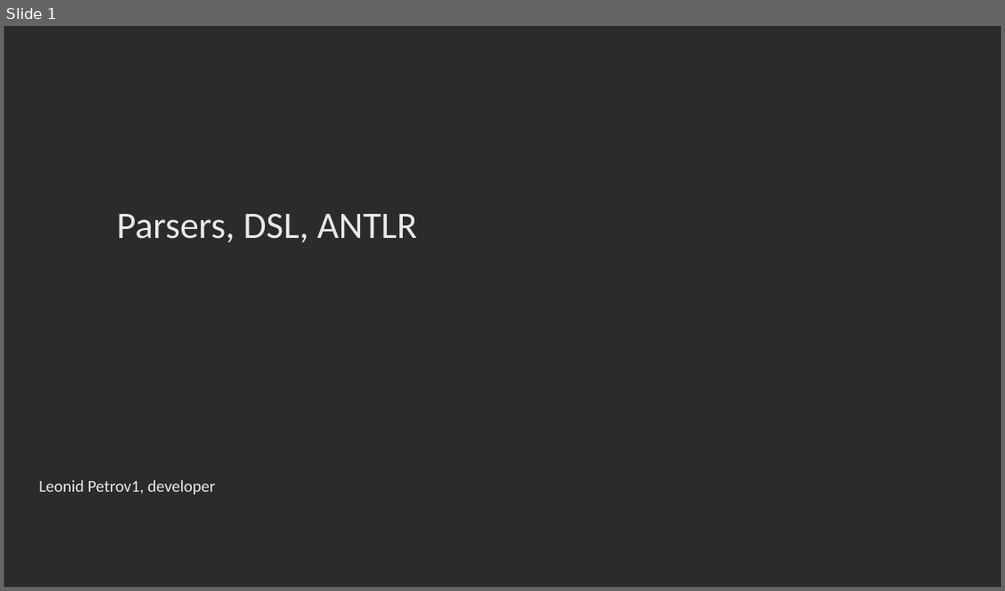
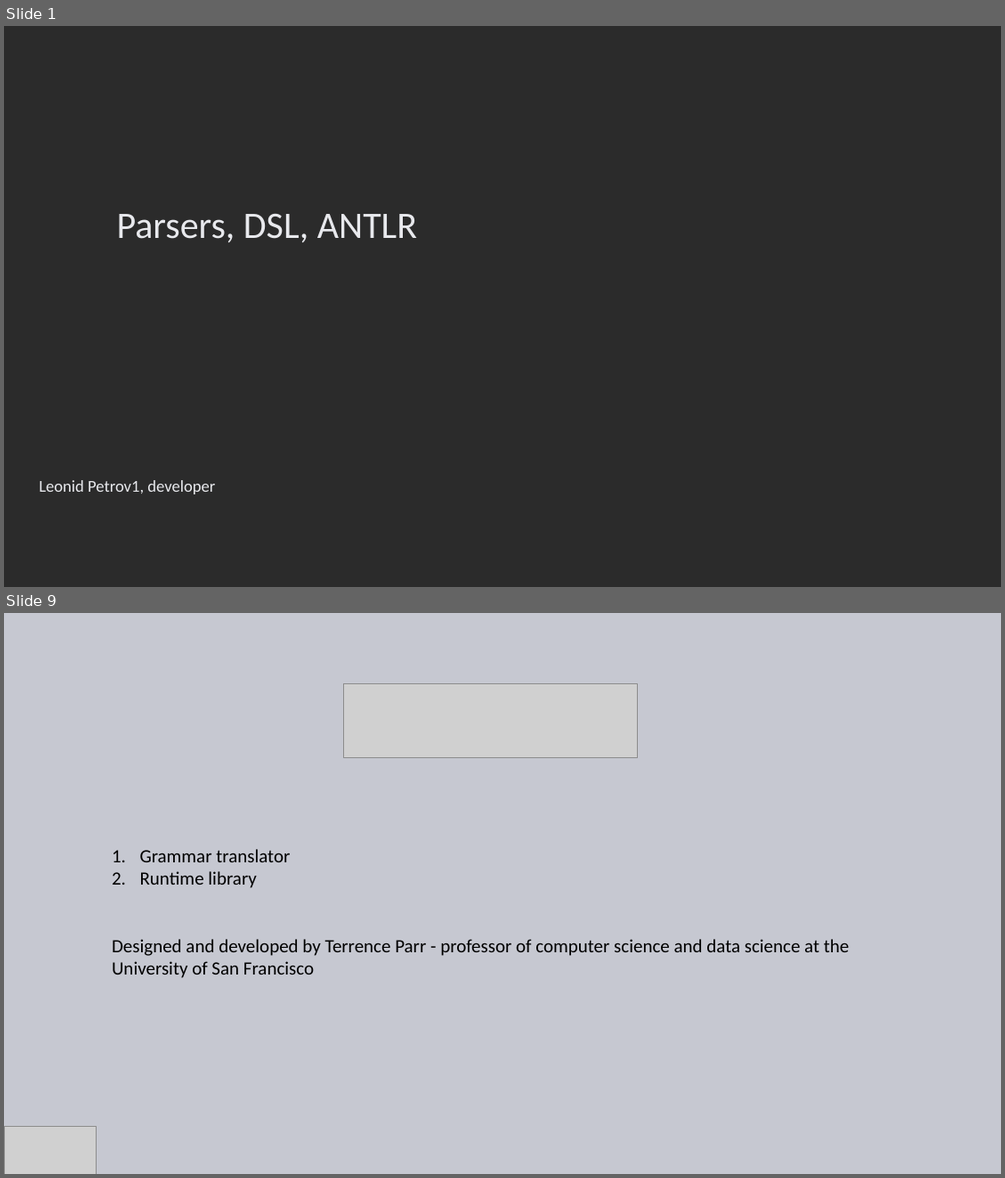
Before and after one commit to Ungerfall/ungerfall.github.io, a slide deck: presentation/antlr/antlr.pptx. Shown one above the other, each under a label of ours: slide 1 before the commit, slides 1 and 9 after it; the slides between them are not shown. The pictures are 1005x591 and 1005x1178 pixels, drawn with LibreOffice and Linux fonts; fonts in the diff are those of the drawing; grey boxes stand for pictures; background and template pictures are left out; a plain dark background stands for a picture behind light text. Boxes give left, top, right and bottom in pixels: in the first picture for what was removed or moved away, otherwise in the second. Text is boxed around its words. In the diff, an @@ line names an element or a change of style, - is before the commit and + after.

```diff
--- a/presentation/antlr/antlr.pptx
+++ b/presentation/antlr/antlr.pptx
@@ slide 9 added at bbox=[4, 613, 1001, 1174], background #C6C8D1 @@
@@ picture added at bbox=[343, 683, 638, 757] @@
@@ text added at bbox=[112, 849, 849, 978], 18 pt, text #000000 @@
+1. Grammar translator
+2. Runtime library
+Designed and developed by Terrence Parr - professor of computer science and data science at the University of San Francisco
@@ picture added at bbox=[4, 1126, 97, 1174] @@
```
Also in this commit, not shown: 3 slides changed, 13 other slides added, 6 slides removed.
